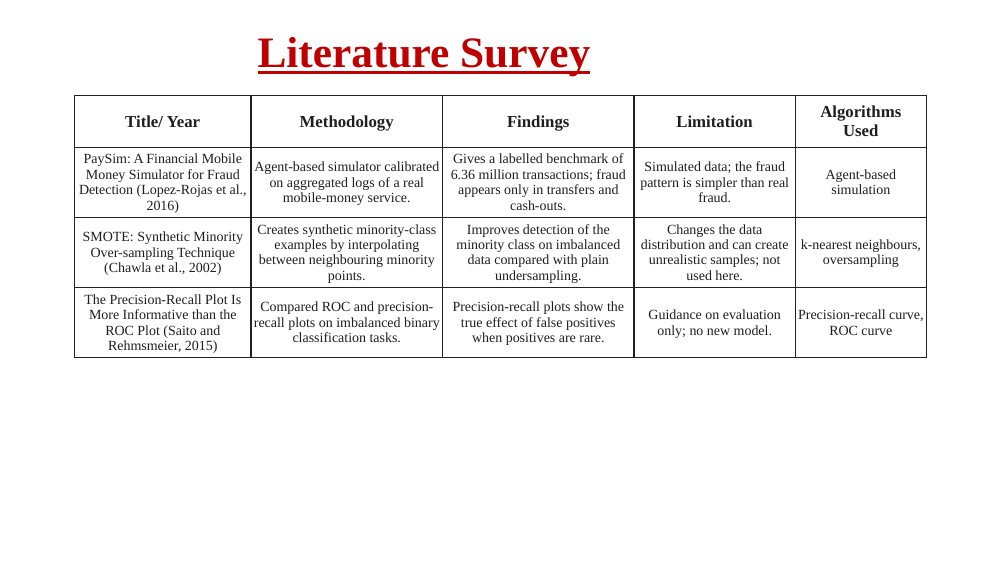
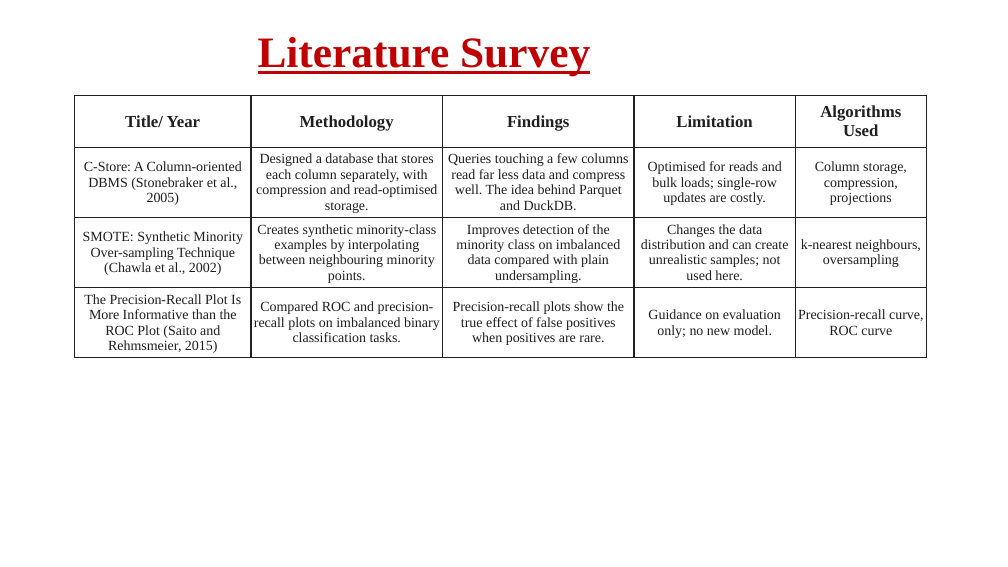
Before and after one commit to JayQuery-007/bank_transaction_analysis, a slide deck: slide 4 of docs/Mini_Project_Presentation.pptx. Drawn at 1008x567 pixels with LibreOffice and Linux fonts; fonts in the diff are those of the drawing; background and template pictures are left out. Boxes give left, top, right and bottom in pixels: in the first picture for what was removed or moved away, otherwise in the second. Text is boxed around its words. In the diff, an @@ line names an element or a change of style, - is before the commit and + after.

```diff
--- a/docs/Mini_Project_Presentation.pptx
+++ b/docs/Mini_Project_Presentation.pptx
@@ table at bbox=[75, 96, 926, 426] @@
-row 2: PaySim: A Financial Mobile Money Simulator for Fraud Detection (Lopez-Rojas et al., 2016) | Agent-based simulator calibrated on aggregated logs of a real mobile-money service. | Gives a labelled benchmark of 6.36 million transactions; fraud appears only in transfers and cash-outs. | Simulated data; the fraud pattern is simpler than real fraud. | Agent-based simulation
+row 2: C-Store: A Column-oriented DBMS (Stonebraker et al., 2005) | Designed a database that stores each column separately, with compression and read-optimised storage. | Queries touching a few columns read far less data and compress well. The idea behind Parquet and DuckDB. | Optimised for reads and bulk loads; single-row updates are costly. | Column storage, compression, projections
```
Also in this commit, not shown: 7 other slides changed, 5 other files.
